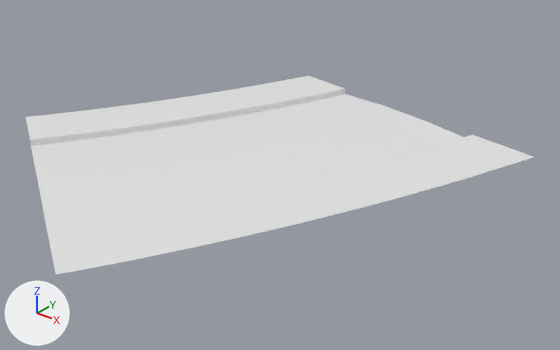
The glTF model public/assets/gen4/models/track-15.glb, before and after one commit.
Rendered twice from a 50 mm lens placed at (739.6, -443.5, 54.4), pointed at (673.3, -360.5, 3.0). Arrows for +X, +Y and +Z are at lower left; the lights stay in place. The older version comes first. Vertices at exactly the same position are counted once.

The first picture shows 'track-15'.
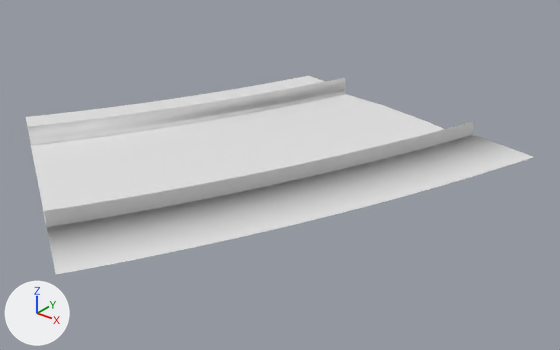
The edits, one by one:
me_track_15 is used by ob_track_15; location (0.0, 0.0, 0.0).
me_track_15 had 945 vertices, 1736 faces and spanned x 628.4..704.5, y -403.3..-323.5, z 4.1..8.2.
me_track_15 now has 1134 vertices, 2108 faces and spans x 628.4..704.5, y -403.3..-323.5, z 4.1..9.8.
me_track_15 part 1: 63 vertices removed from x 652.5..677.8, y -388.6..-332.2, z 5.6..6.3; 189 vertices added at x 652.3..693.0, y -397.0..-332.1, z 5.6..9.8.
me_track_15 part 2: 63 vertices added at x 638.6..662.3, y -380.1..-327.1, z 7.3..8.3.

Where the change shows, as pixel boxes [x1, y1, x2, y2] in the pictures (560 x 350 px):
part 1 of me_track_15, built on
    before: [37, 110, 411, 187]
    after: [37, 110, 474, 227]
part 2 of me_track_15, added
    after: [28, 78, 345, 140]
